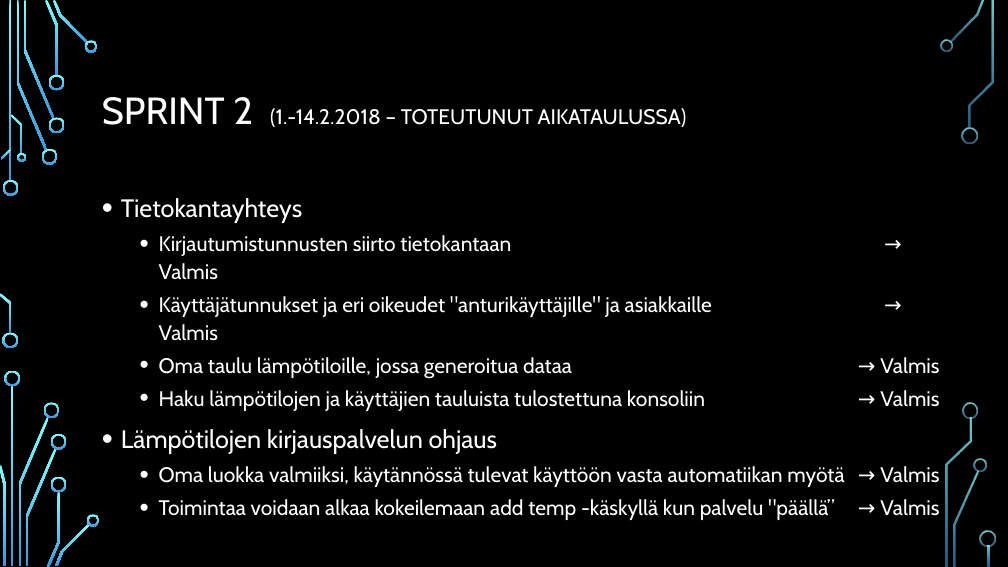
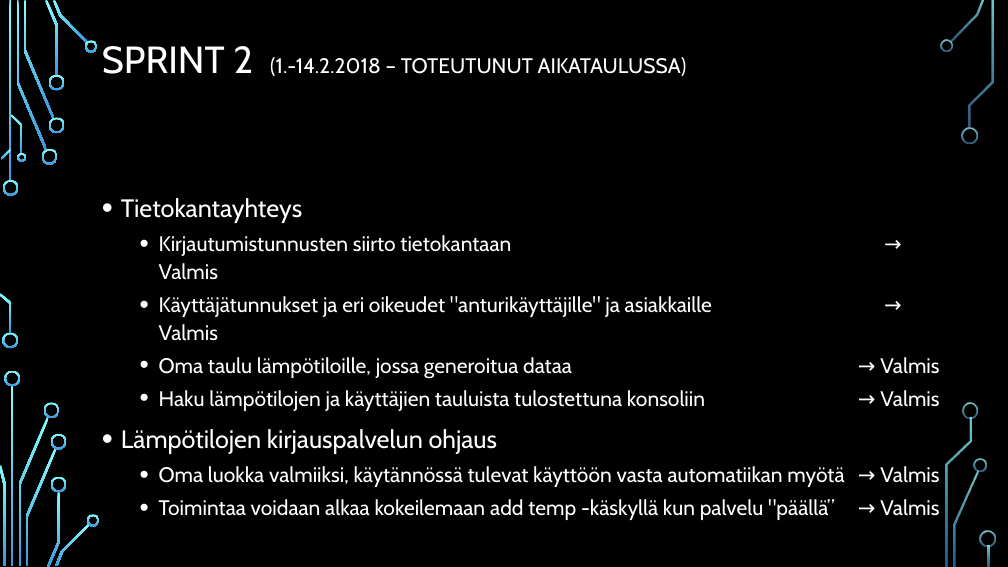
Before and after one commit to tempsens/java, a slide deck: slide 5 of java/Ryhmä 9 - Lämpötilaseuranta v4.pptx. Drawn at 1008x567 pixels with LibreOffice and Linux fonts; fonts in the diff are those of the drawing; background and template pictures are left out. Boxes give left, top, right and bottom in pixels: in the first picture for what was removed or moved away, otherwise in the second. Text is boxed around its words. In the diff, an @@ line names an element or a change of style, - is before the commit and + after.

```diff
--- a/java/Ryhmä 9 - Lämpötilaseuranta v4.pptx
+++ b/java/Ryhmä 9 - Lämpötilaseuranta v4.pptx
@@ title "SPRINT 2 (1.-14.2.2018 – TOTEUTUNUT ...": place and size @@
-title "SPRINT 2 (1.-14.2.2018 – TOTEUTUNUT ..." at (102,97,687,127)
+title "SPRINT 2 (1.-14.2.2018 – TOTEUTUNUT ..." at (102,46,687,76)
```
Also in this commit, not shown: 5 other slides changed, 1 slide added, 1 other file.
